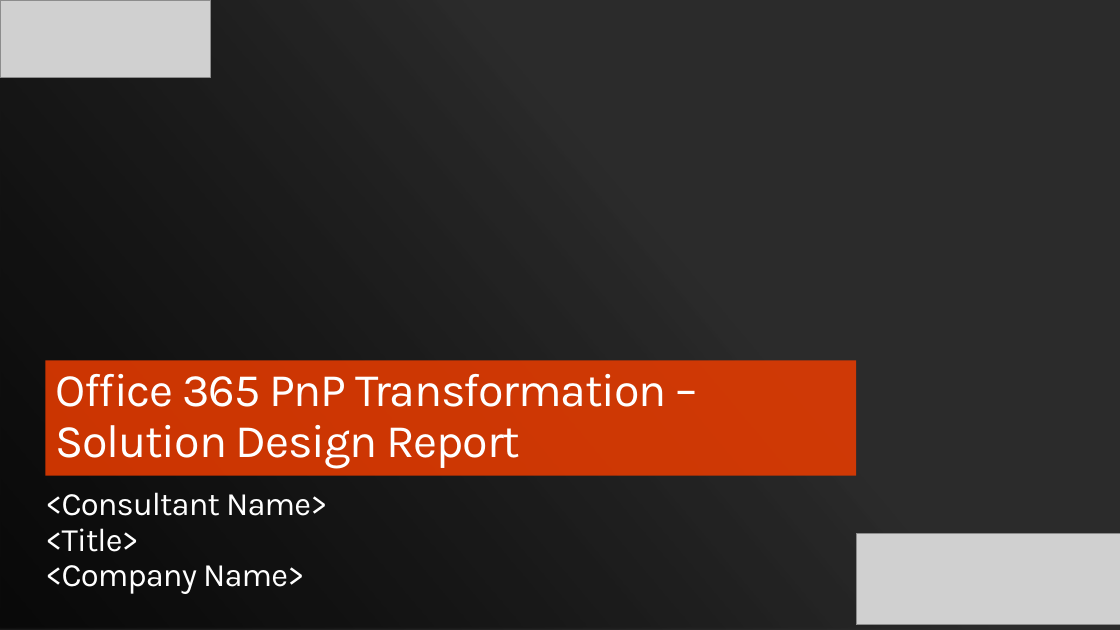
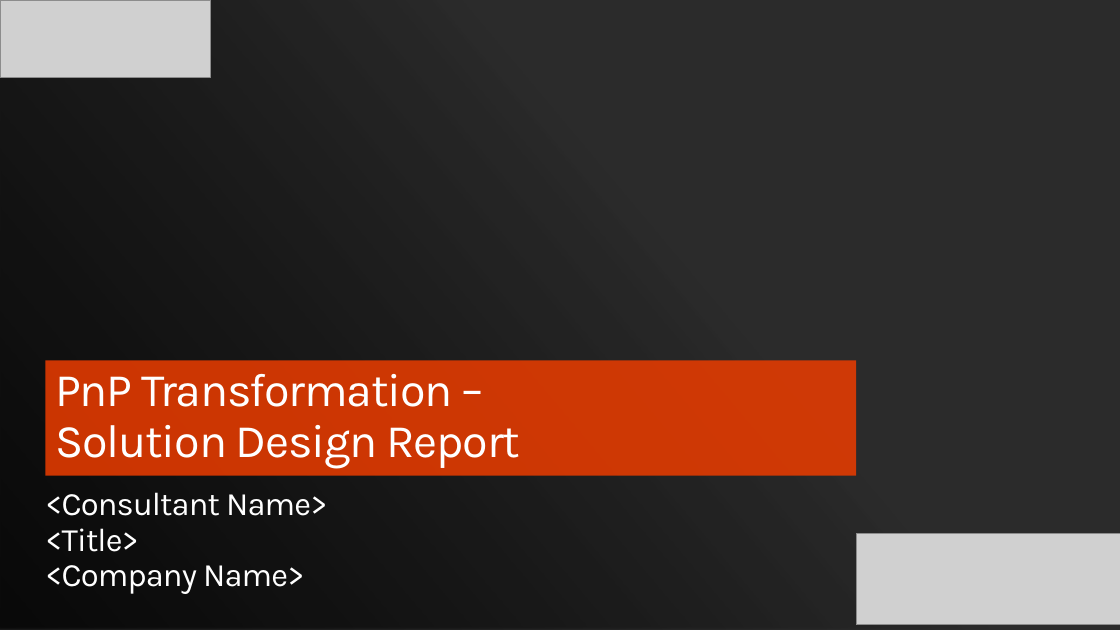
Before and after one commit to SharePoint/PnP-Guidance, a slide deck: slide 1 of PnP Transformation Process/Templates/Solution Design Report Presentation Template.pptx. Drawn at 1120x630 pixels with LibreOffice and Linux fonts; fonts in the diff are those of the drawing; grey boxes stand for pictures; background and template pictures are left out; a plain dark background stands for a picture behind light text. Boxes give left, top, right and bottom in pixels: in the first picture for what was removed or moved away, otherwise in the second. Text is boxed around its words. In the diff, an @@ line names an element or a change of style, - is before the commit and + after.

```diff
--- a/PnP Transformation Process/Templates/Solution Design Report Presentation Template.pptx
+++ b/PnP Transformation Process/Templates/Solution Design Report Presentation Template.pptx
@@ title at (55,374,521,468): text changed @@
-Office 365 PnP Transformation –
-Solution Design Report
+PnP Transformation –
+Solution Design Report
```
Also in this commit, not shown: 2 other slides changed, 5 other files.
